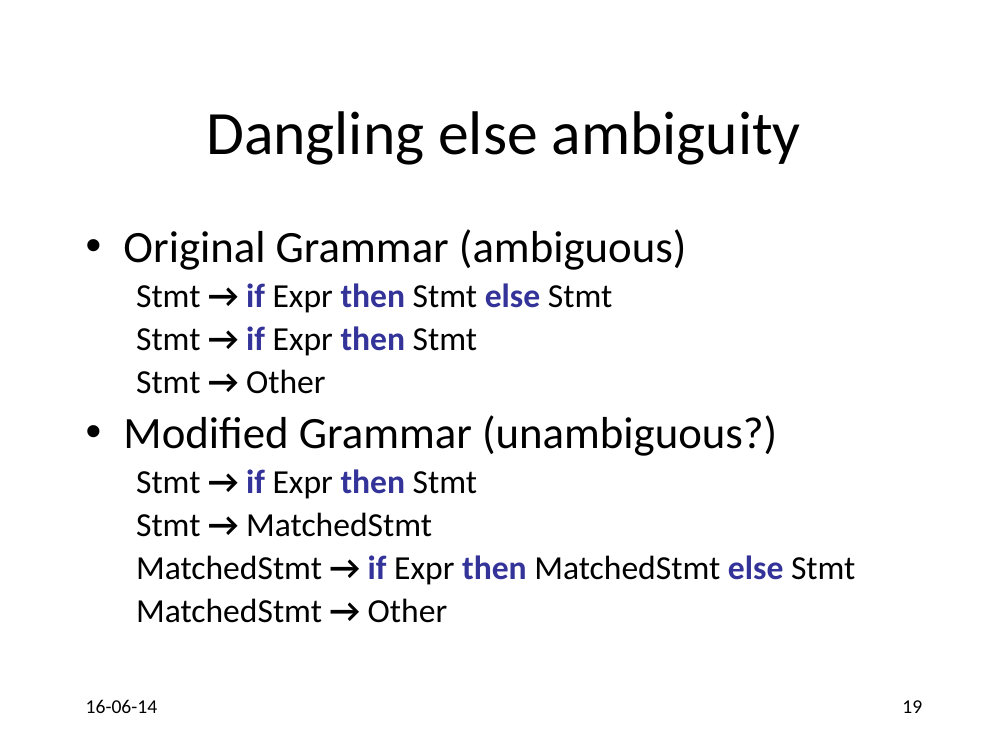
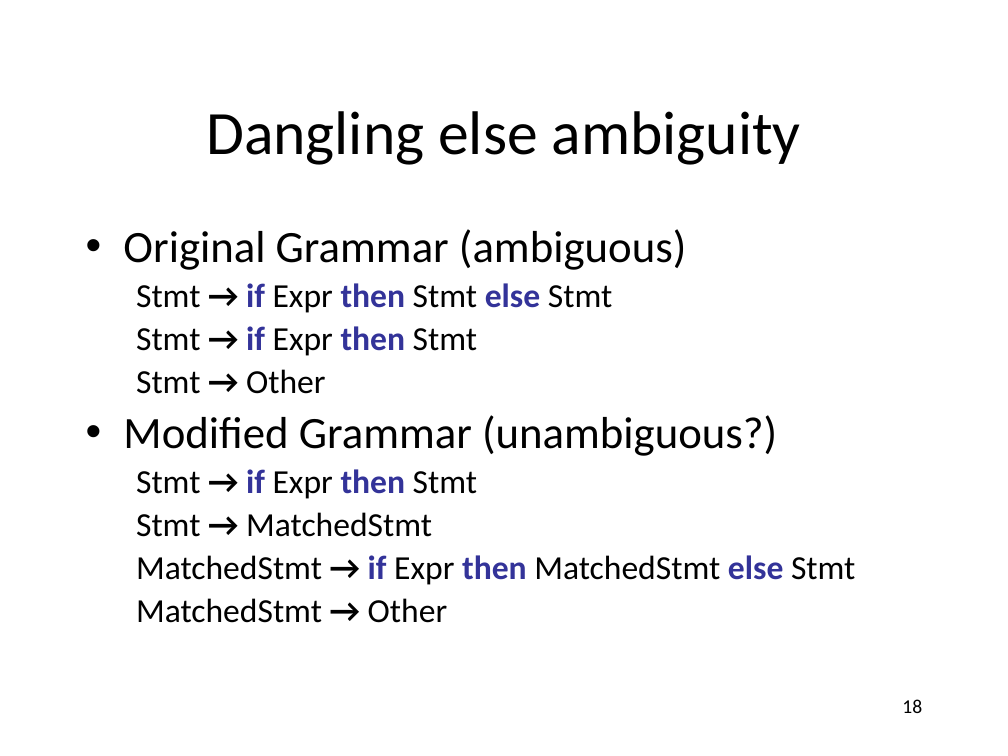
Before and after one commit to anoopsarkar/compilers-class, a slide deck: slide 18 of assets/ppt/cfg/cfg2-ambiguity.pptx (slide 19 before the commit). Drawn at 1008x756 pixels with LibreOffice and Linux fonts; fonts in the diff are those of the drawing. Boxes give left, top, right and bottom in pixels: in the first picture for what was removed or moved away, otherwise in the second. Text is boxed around its words. In the diff, an @@ line names an element or a change of style, - is before the commit and + after.

```diff
--- a/assets/ppt/cfg/cfg2-ambiguity.pptx
+++ b/assets/ppt/cfg/cfg2-ambiguity.pptx
@@ text removed at [86,699,158,713] @@
-16-06-14
@@ page number at [902,699,922,713]: text changed @@
-19
+18
```
Also in this commit, not shown: 17 other slides changed, 1 slide removed, 5 other files.
